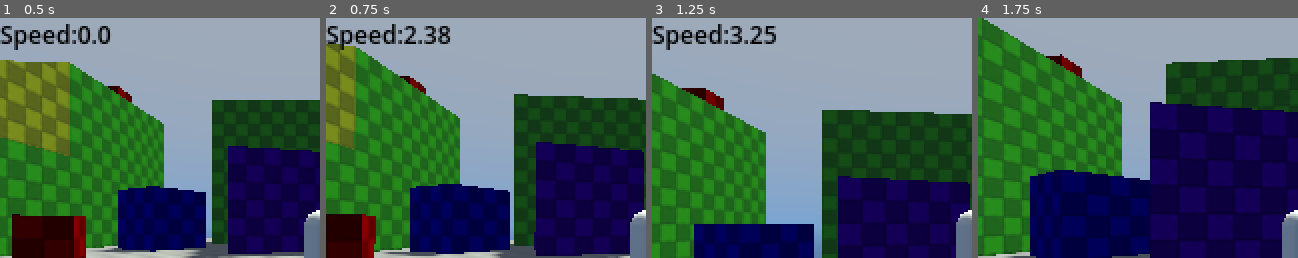
Above: before the commit, frames 1-4 (left to right).
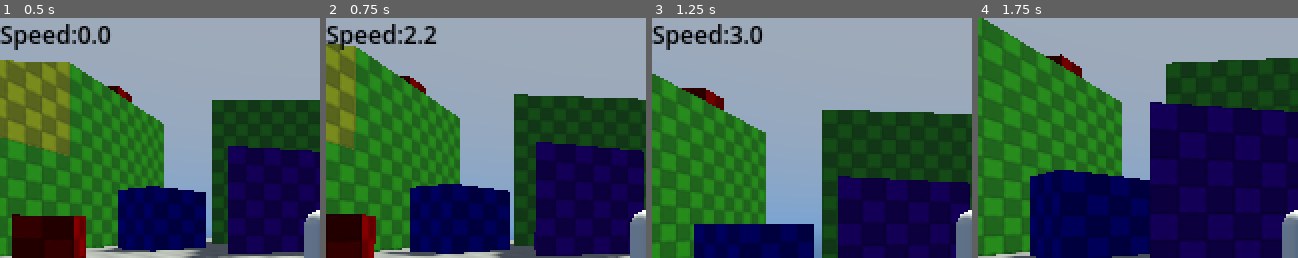
Above: after the commit, the same moments.

Repository: McInteractive23/Shard-Seaker
Game: Godot game, scene res://Levels/Dev Maps/Dev Playground/player_movement.tscn
Two runs of this game, one before a commit and one after it. Both use one fixed random seed, a clock stepped at 60 frames per second and the inputs below.
Inputs (mouse positions are % of the whole screen's width and height, from its top left):
- Up to frame 1 (0.5 s): no input
- Up to frame 2 (0.75 s): tap Enter at 0.5 s; move the mouse to (55, 50) at 0.52 s; hold W (Forward) from 0.53 s (still down); hold 2 (Mouse Toggle) from 0.53 s (still down); click (55, 50) at 0.67 s
- Up to frame 3 (1.25 s): keep holding W (Forward); keep holding 2 (Mouse Toggle); tap Space (Jump) at 0.77 s
- Up to frame 4 (1.75 s): keep holding W (Forward); move the mouse to (45, 50) at 1.27 s; release 2 (Mouse Toggle) at 1.28 s; tap 1 (Hud Toggle) at 1.35 s; click (45, 50) at 1.42 s; tap Space (Jump) at 1.52 s; tap 2 (Mouse Toggle) at 1.55 s
The pictures show only the part of the screen within x 0-50%, y 7-57%; the shares and areas given below are measured in that part.

Frame 1 is identical in both runs. In frame 2, 0.3% of the frame differs, in the area x 30-39%, y 3-11%; in frame 3, 0.4%; in frame 4, nothing differs.

Commit message:
Smooth Movement
Solve Movement from running to walking jump, Make it a gradual transition like walking to running.

Diff:
--- a/Player/Functions/camera_controler.gd
+++ b/Player/Functions/camera_controler.gd
@@ -5,7 +5,7 @@
 @export var Invert_Vertical_Camera : bool = false
 @onready var SpringArm: SpringArm3D = $"."
 
-var Mouse_Toggle: bool = true
+var Mouse_Toggle: bool = false
 
 const MIN_LENGTH: float = 3.0
 const MAX_LENGTH: float = 7.0
@@ -21,13 +21,16 @@
 	if event is InputEventMouseMotion:
 		rotate_from_vector(event.relative * Mouse_Sensitivity)
 
+func _ready() -> void:
+	Input.set_mouse_mode(Input.MOUSE_MODE_CAPTURED)
+
 func _process(delta: float) -> void:
-	if Input.is_action_pressed("Mouse Toggle"):
+	if Input.is_action_just_pressed("Mouse Toggle"):
 		Mouse_Toggle = not Mouse_Toggle
-	if Mouse_Toggle == false:
-		Input.set_mouse_mode(Input.MOUSE_MODE_VISIBLE)
-	else:
-		Input.set_mouse_mode(Input.MOUSE_MODE_CAPTURED)
+		if Mouse_Toggle == true:
+			Input.set_mouse_mode(Input.MOUSE_MODE_VISIBLE)
+		else:
+			Input.set_mouse_mode(Input.MOUSE_MODE_CAPTURED)
 
 
 
--- a/Player/Functions/player_controler.gd
+++ b/Player/Functions/player_controler.gd
@@ -22,8 +22,6 @@
 @onready var fall_gravity : float = ((-2.0 * jump_height) / (jump_time_to_descent * jump_time_to_descent)) * -1.0
 
 @onready var Player_Camera : Camera3D = $"Camera Controler/Camera3D"
-
-var Movement_Input : Vector2 = Vector2.ZERO
 
 const CLIMBABLE_LAYER_INDEX: int = 3
 const CLIMBABLE_LAYER_MASK: int = 1 << (CLIMBABLE_LAYER_INDEX - 1)
@@ -50,16 +48,30 @@
 	move_and_slide()
 
 func Movement_Logic(delta: float) -> void:
-	Movement_Input = Input.get_vector("Left","Right","Forward","Backward").rotated(-Player_Camera.global_rotation.y)
+	# read input and rotate by camera yaw (assumes camera.global_rotation.y is in radians)
+	var Movement_Input : Vector2 = Input.get_vector("Left", "Right", "Forward", "Backward").rotated(-Player_Camera.global_rotation.y)
+
+	# --- DEADZONE + NORMALIZE ---
+	const INPUT_DEADZONE : float = 0.15
+	var Input_Length : float = Movement_Input.length()
+	if Input_Length < INPUT_DEADZONE:
+		Movement_Input = Vector2.ZERO
+	elif Input_Length > 1.0:
+		# clamp diagonal vectors so magnitude never exceeds 1
+		Movement_Input = Movement_Input.normalized()
+	# ---------------------------
+
 	var Horizontal_Movement : Vector2 = Vector2(velocity.x, velocity.z)
 	var Is_Sprinting: bool = Input.is_action_pressed("Sprint")
 
-	Speed = abs(Horizontal_Movement.x) + abs(Horizontal_Movement.y)
-	emit_signal("Current_Speed",Speed)
+	# use length() for a physically-meaningful speed value
+	Speed = Horizontal_Movement.length()
+	emit_signal("Current_Speed", Speed)
 
 	if Movement_Input != Vector2.ZERO:
 		var Max_Speed : float = Sprint_Speed if Is_Sprinting else Base_Speed
-		var Movement : Vector2 = Horizontal_Movement/Base_Speed
+		# Movement is your current velocity scaled to base speed (used for rotation)
+		var Movement : Vector2 = Horizontal_Movement / Base_Speed
 		const ROT_SPEED : float = 16.0  # tweak: higher = faster turn
 		var move_dir : Vector2 = Movement
 
@@ -68,22 +80,25 @@
 			var surf_basis: Basis = Basis.looking_at(normal, Vector3.UP)
 			var euler: Vector3 = surf_basis.get_euler() * 180.0 / PI
 
-			$Mesh.rotation.y = lerp_angle($Mesh.rotation.y ,deg_to_rad(euler.y + 180), clamp(ROT_SPEED * delta, 0.0, 1.0))
+			$Mesh.rotation.y = lerp_angle($Mesh.rotation.y, deg_to_rad(euler.y + 180), clamp(ROT_SPEED * delta, 0.0, 1.0))
 
 		elif move_dir.length() > 0.001:
 			var target: float = wrapf(-move_dir.angle() + deg_to_rad(-90.0), 0.0, TAU)
 			$Mesh.rotation.y = lerp_angle($Mesh.rotation.y, target, clamp(ROT_SPEED * delta, 0.0, 1.0))
 
+		# apply acceleration using normalized/clamped Movement_Input
 		Horizontal_Movement += Movement_Input * Max_Speed * Movement_Acceleration * delta
 		Horizontal_Movement = Horizontal_Movement.limit_length(Max_Speed)
 
 		velocity.x = Horizontal_Movement.x
 		velocity.z = Horizontal_Movement.y
 
-	else: if is_on_floor():
-		Horizontal_Movement = Horizontal_Movement.move_toward(Vector2.ZERO, Base_Speed * Movement_Deceleration * delta)
-		velocity.x = Horizontal_Movement.x
-		velocity.z = Horizontal_Movement.y
+	else:
+		if is_on_floor():
+			Horizontal_Movement = Horizontal_Movement.move_toward(Vector2.ZERO, Base_Speed * Movement_Deceleration * delta)
+			velocity.x = Horizontal_Movement.x
+			velocity.z = Horizontal_Movement.y
+
 
 func Jump_Logic(delta: float) -> void:
 	if is_on_floor():
--- a/project.godot
+++ b/project.godot
@@ -31,7 +31,7 @@
 [editor]
 
 movie_writer/mjpeg_quality=1.0
-movie_writer/movie_file="C:/Users/sdmes/Videos/Godot Capture/Test.avi"
+movie_writer/movie_file="C:/Users/MesserGaming/Videos/Godot Capture/Test.avi"
 version_control/autoload_on_startup=true
 
 [editor_plugins]
